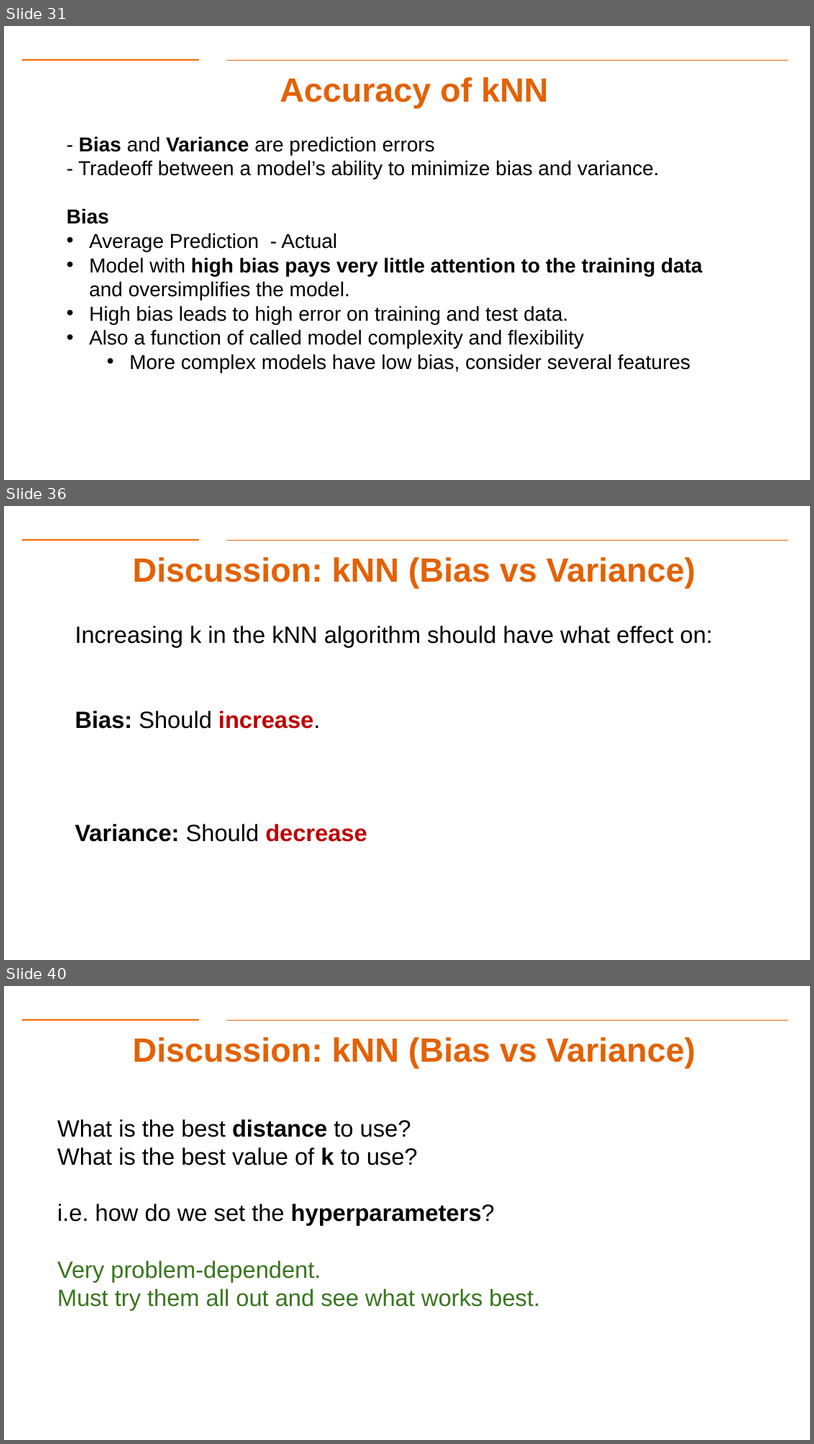
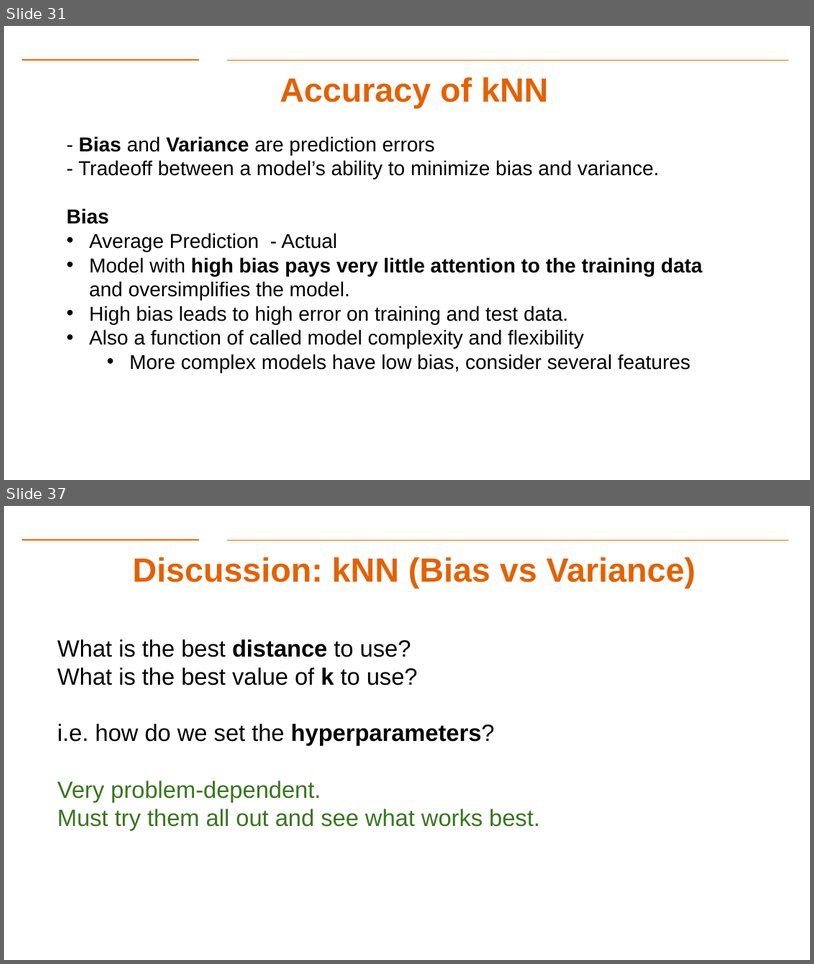
Before and after one commit to aiforsec/RIT-DSCI-633-FDS, a slide deck: Syllabus/Lecture08/Lec08.pptx. Shown one above the other, each under a label of ours: slides 31, 36 and 40 before the commit, slides 31 and 37 after it; the slides between them are not shown. The pictures are 814x1444 and 814x964 pixels, drawn with LibreOffice and Linux fonts; fonts in the diff are those of the drawing; background and template pictures are left out. Boxes give left, top, right and bottom in pixels: in the first picture for what was removed or moved away, otherwise in the second. Text is boxed around its words. In the diff, an @@ line names an element or a change of style, - is before the commit and + after.

```diff
--- a/Syllabus/Lecture08/Lec08.pptx
+++ b/Syllabus/Lecture08/Lec08.pptx
@@ slide 36 removed at box(4, 506, 810, 960), background #FFFFFF; not listed: 2 template elements that a slide beside it also shows @@
@@ title removed at box(133, 557, 696, 589) @@
-Discussion: kNN (Bias vs Variance)
@@ text removed at box(75, 626, 712, 842) @@
-Increasing k in the kNN algorithm should have what effect on:
-Bias: Should increase.
-Variance: Should decrease
@@ what was slide 40 is now slide 37 @@
```
Also in this commit, not shown: 5 slides changed, 5 slides added, 5 other slides removed, 4 other files.
